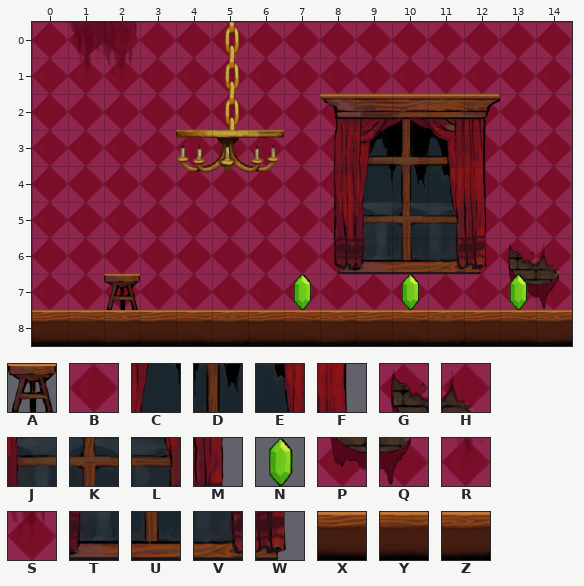
Two states of a Tiled map (JSON), src/maps/level3.json. Above is the file before it was changed.
Cells are 64x64 px. Shown: x 0..14, y 0..8.
Key: from "tileset": A 2, B 32, C 38, D 39, E 40, F 41, G 46, H 47, J 53, K 54, L 55, M 56, N 60, P 61, Q 62, R 63, S 64, T 68, U 69, V 70, W 71, X 75, Y 76, Z 77.
_ is an empty cell, # one hidden under a higher layer.
Objects are placed by their top-left corner, in cells (3,4 is the top-left corner of cell 3,4); size is 1x1 cell unless given.
Layer "backgroundLayer0" before, first column x 0:
0 B##BBBBBBBBBBBB
1 B##BBBBBBBBBBBB
2 BBBBBBBBBBBBBBB
3 BBBBBBBBBBBBBBB
4 BBBBBBBBBBBBBBB
5 BBBBBBBBB##BBBB
6 BBBBBBBBBBBBB##
7 BBBBBBBBBBBBB##
8 XYZXYZXYZXYZXYZ
Layer "backgroundLayer1" before, first column x 9:
4 CDEF__
5 JKLM__
6 TUVWGH
7 ____PQ
8 ______
Objects on layer "objectLayer" before:
N at 13,7
N at 10,7
N at 7,7
And afterwards:
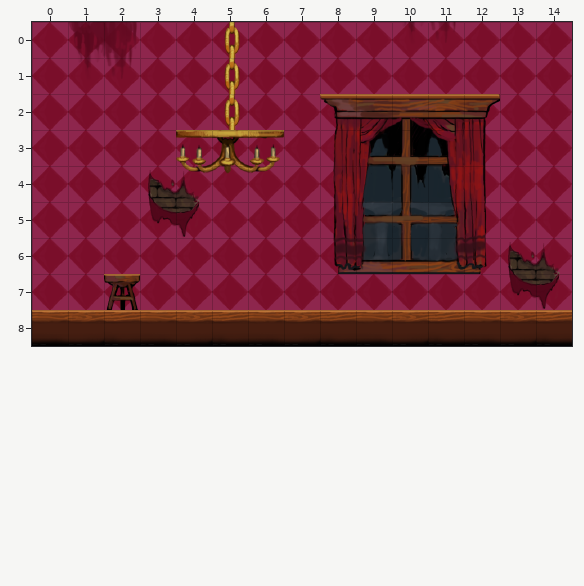
Change:
Changed rows in their new state; . is an unchanged cell.
Layer "backgroundLayer0":
first column x 10:
0 RS
first column x 0:
4 ...GH..........
5 ...PQ..........
7 .............P.
8 _______________
Layer "backgroundLayer1":
first column x 13:
7 _
Layer "blockedLayer":
first column x 0:
8 YZXYZXYZXYZXYZX
Layer "objectLayer" (now hidden):
removed: N at 13,7
removed: N at 10,7
removed: N at 7,7
